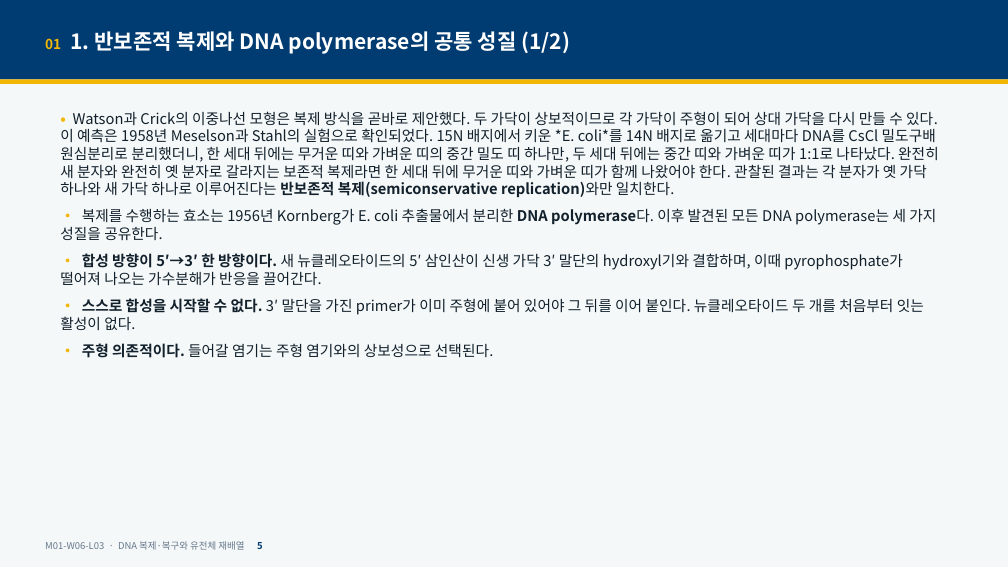
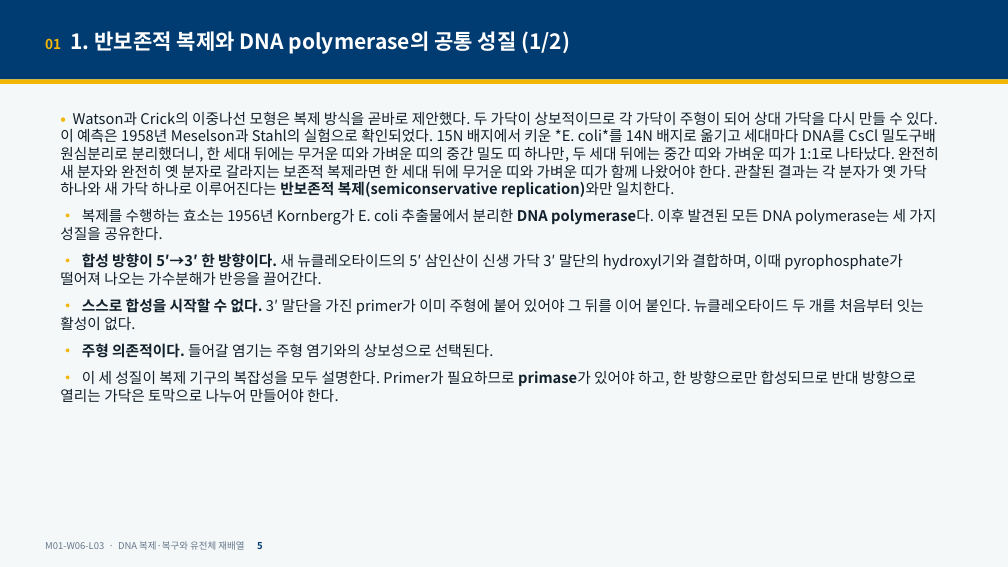
Before and after one commit to hoperiasd2/hoperiasd2.github.io, a slide deck: slide 5 of curriculum/M01/W06/L03/slides.pptx. Drawn at 1008x567 pixels with LibreOffice and Linux fonts; fonts in the diff are those of the drawing. Boxes give left, top, right and bottom in pixels: in the first picture for what was removed or moved away, otherwise in the second. Text is boxed around its words. In the diff, an @@ line names an element or a change of style, - is before the commit and + after.

```diff
--- a/curriculum/M01/W06/L03/slides.pptx
+++ b/curriculum/M01/W06/L03/slides.pptx
@@ text at (60,370,916,402): paragraph added @@
+• 이 세 성질이 복제 기구의 복잡성을 모두 설명한다. Primer가 필요하므로 primase가 있어야 하고, 한 방향으로만 합성되므로 반대 방향으로 열리는 가닥은 토막으로 나누어 만들어야 한다.
```
Also in this commit, not shown: 40 other slides changed, 11 slides added, 5 other files.
